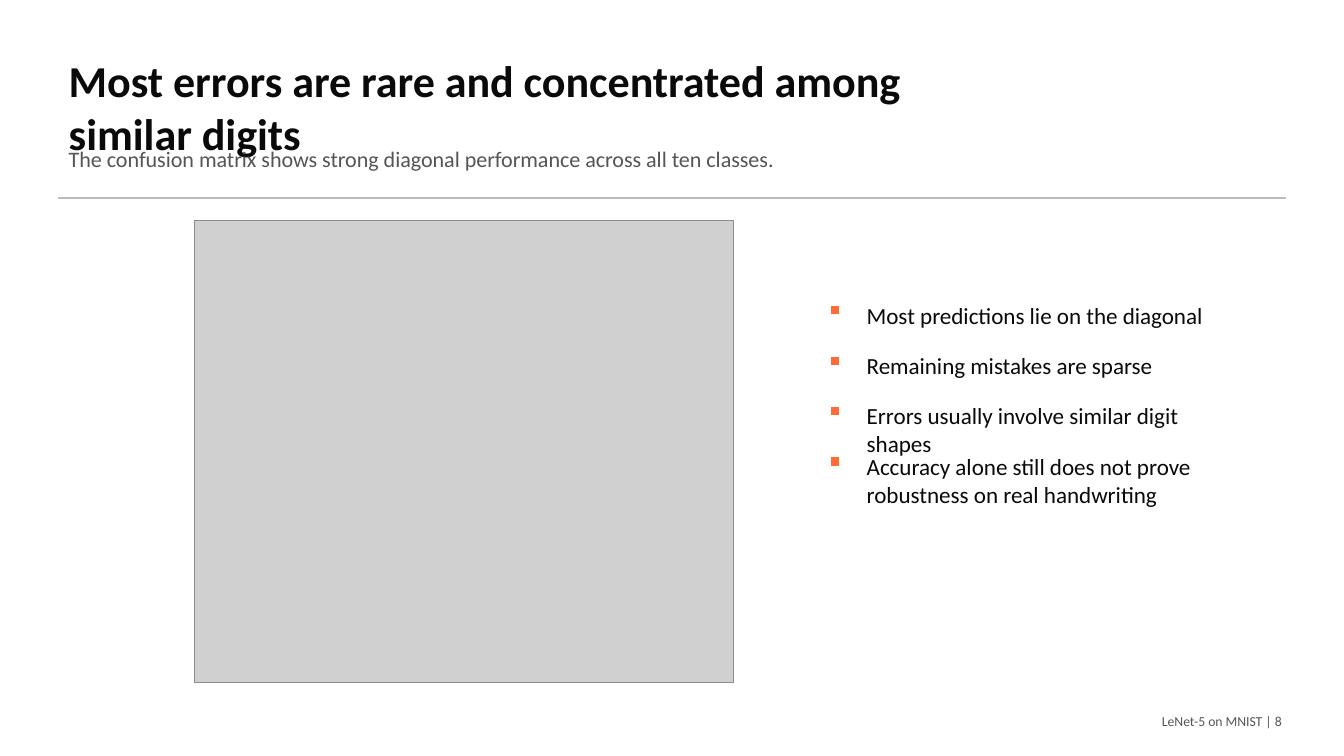
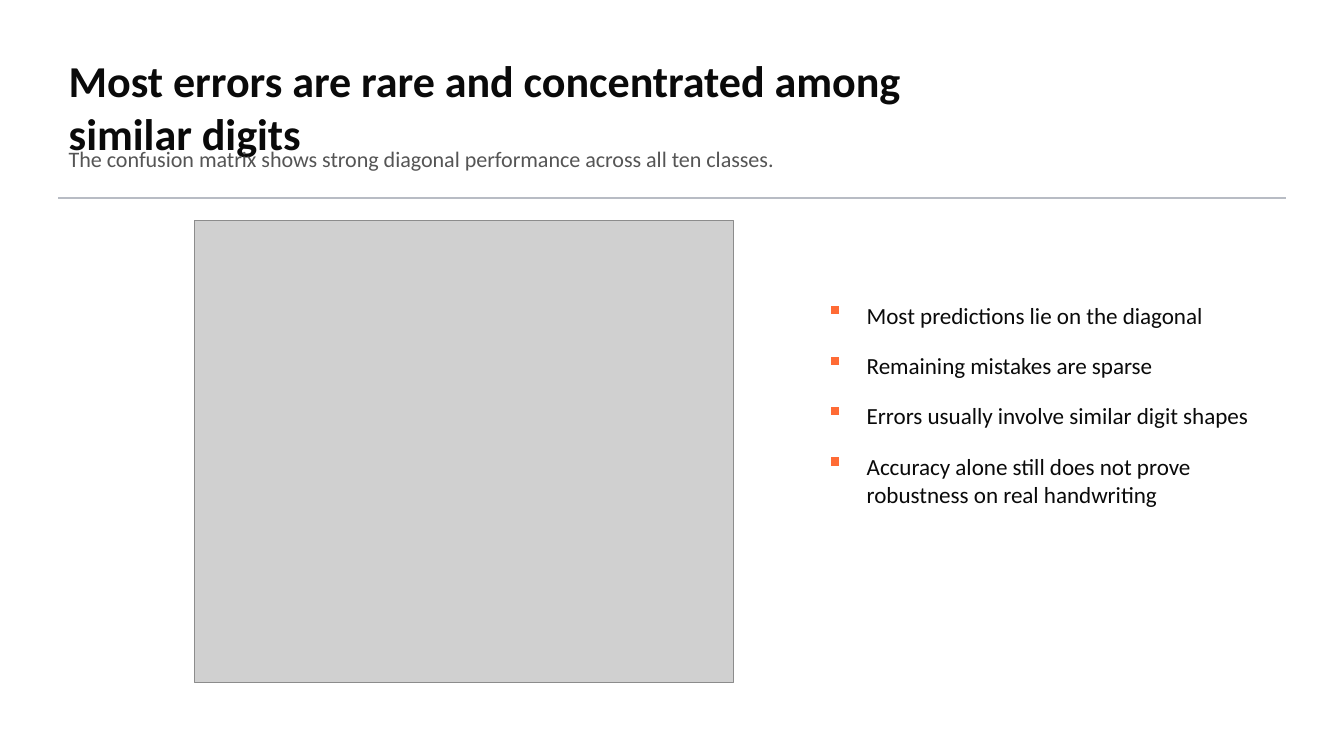
Before and after one commit to macbehnke/NN_funds_project, a slide deck: slide 6 of slides/LeNet5_MNIST_Final_Presentation.pptx (slide 8 before the commit). Drawn at 1344x756 pixels with LibreOffice and Linux fonts; fonts in the diff are those of the drawing; grey boxes stand for pictures. Boxes give left, top, right and bottom in pixels: in the first picture for what was removed or moved away, otherwise in the second. Text is boxed around its words. In the diff, an @@ line names an element or a change of style, - is before the commit and + after.

```diff
--- a/slides/LeNet5_MNIST_Final_Presentation.pptx
+++ b/slides/LeNet5_MNIST_Final_Presentation.pptx
@@ text "Errors usually involve similar digit ..." rewrapped from [867,408,1178,456] to [867,408,1248,428] @@
@@ text removed at [1162,716,1282,726] @@
-LeNet-5 on MNIST | 8
```
Also in this commit, not shown: 10 other slides changed, 3 slides removed, 2 other files.
